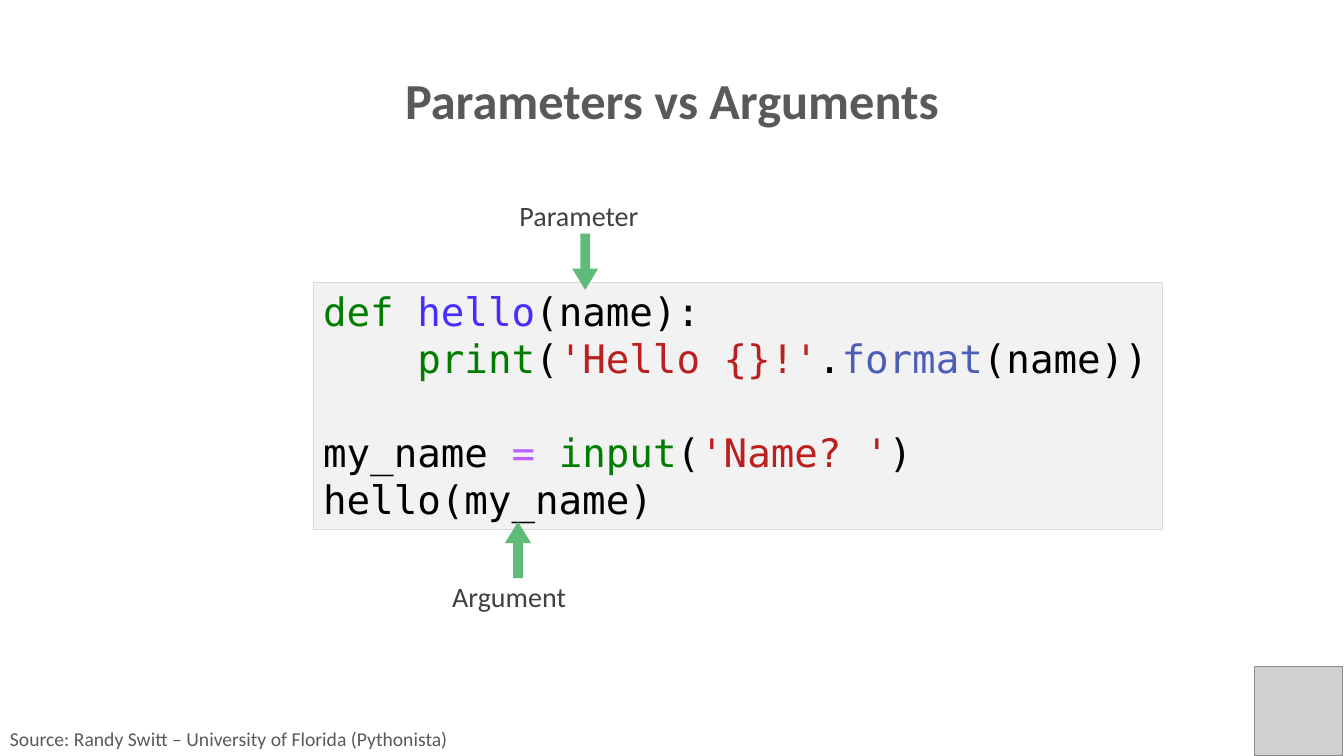
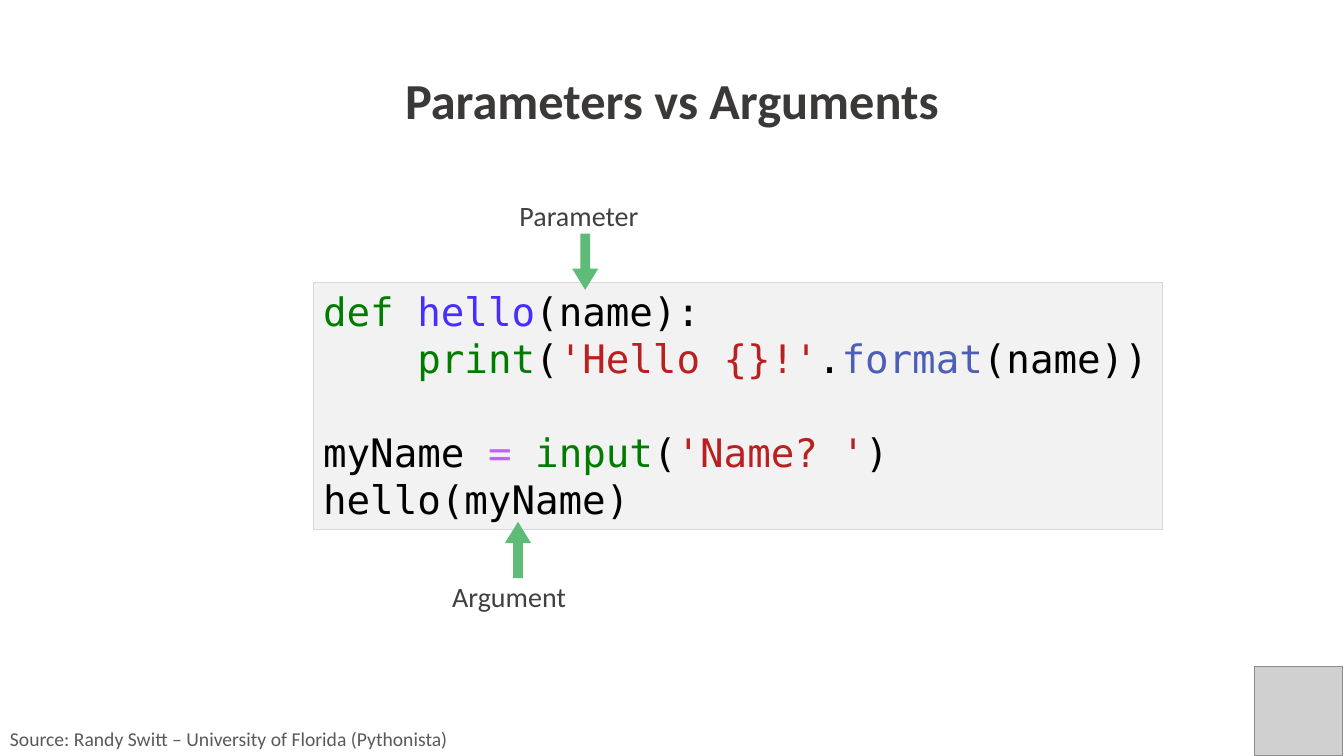
Before and after one commit to PracticumAI/python, a slide deck: slide 9 of presentations/03_functions.pptx. Drawn at 1344x756 pixels with LibreOffice and Linux fonts; fonts in the diff are those of the drawing; grey boxes stand for pictures. Boxes give left, top, right and bottom in pixels: in the first picture for what was removed or moved away, otherwise in the second. Text is boxed around its words. In the diff, an @@ line names an element or a change of style, - is before the commit and + after.

Commit message:
Updated functions .pptx to new color palette.

```diff
--- a/presentations/03_functions.pptx
+++ b/presentations/03_functions.pptx
@@ text "Parameters vs Arguments" at box(405, 86, 938, 128): text colour #595959 to #3B3838 @@
@@ text in rectangle at box(323, 437, 818, 523): text changed @@
-my_name = input('Name? ')
-hello(my_name)
+myName = input('Name? ')
+hello(myName)
```
Also in this commit, not shown: 16 other slides changed.
